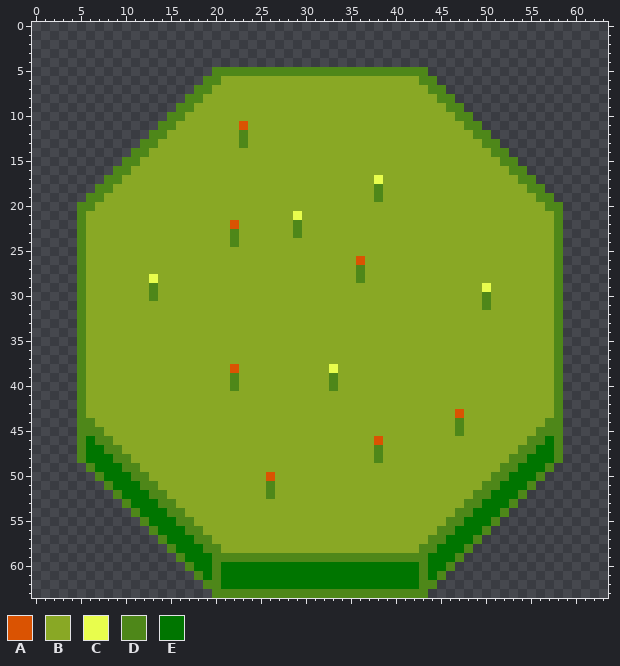
One commit to this pixel-art sprite: public/assets/Tiles/Plains/Platform/sheet0.png. Above: the version before the commit.
The file is 64x64 pixels.
Palette (. is transparent): A #da5302  B #89a825  C #e8fd4d  D #4e8719  E #007500
And afterwards:
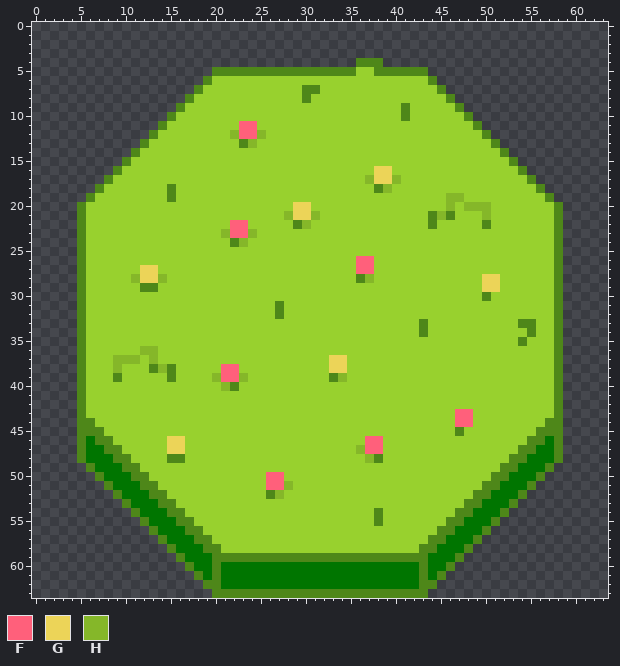
Colours new in this view: F #ff607b  G #ecd458  H #85b729
The exact change:
colour B: #89a825 -> #98d12e
Changed rows in their new state; - is a pixel that keeps its letter.
first column x 6:
 4 ------------------------------DDD-------------------
 5 ------------------------------BB--------------------
 6 --------------B----------------------B--------------
 7 -------------B----------DD------------B-------------
 8 ------------B-----------D--------------B------------
 9 -----------B-----------------------D----B-----------
10 ----------B------------------------D-----B----------
11 ---------B-------FF-----------------------B---------
12 --------B-------HFFH-----------------------B--------
13 -------B----------H-------------------------B-------
14 ------B--------------------------------------B------
15 -----B----------------------------------------B-----
16 ----B---------------------------GG-------------B----
17 ---B---------------------------HGGH-------------B---
18 --B------D-----------------------H---------------B--
19 -B-------D----------------------B-------HH--------B-
20 B----------------------GG---------------H-HHH------B
21 ----------------------HGGH------------DHD---H-------
22 ----------------FF------H-------------D-----D-------
23 ---------------HFFH----B----------------------------
24 -----------------H----------------------------------
26 ------------------------------FF--------------------
27 ------GG----------------------FF--------------------
28 -----HGGH----------------------H------------GG------
29 ------D-------------------------------------GG------
30 -------B--------------------------------------------
31 ---------------------D----------------------B-------
32 ---------------------D------------------------------
33 -------------------------------------D----------DD--
34 -------------------------------------D-----------D--
35 ------------------------------------------------D---
36 ------HH--------------------------------------------
37 ---HHH-H-------------------GG-----------------------
38 ---H---DHD-----FF----------GG-----------------------
39 ---D-----D----HFFH----------H-----------------------
40 ---------------H-----------B------------------------
43 -----------------------------------------FF---------
44 -----------------------------------------FF---------
46 ---------GG--------------------FF-------------------
47 ---------GG-------------------HFF-------------------
48 ---------DD--------------------H--------------------
50 --------------------FF------------------------------
51 --------------------FFH-----------------------------
52 ---------------------H------------------------------
54 --------------------------------D-------------------
55 --------------------------------D-------------------
Changed places in both pictures, as pixel boxes (x1, y1, x2, y2):
changed: (86, 58, 554, 553)
